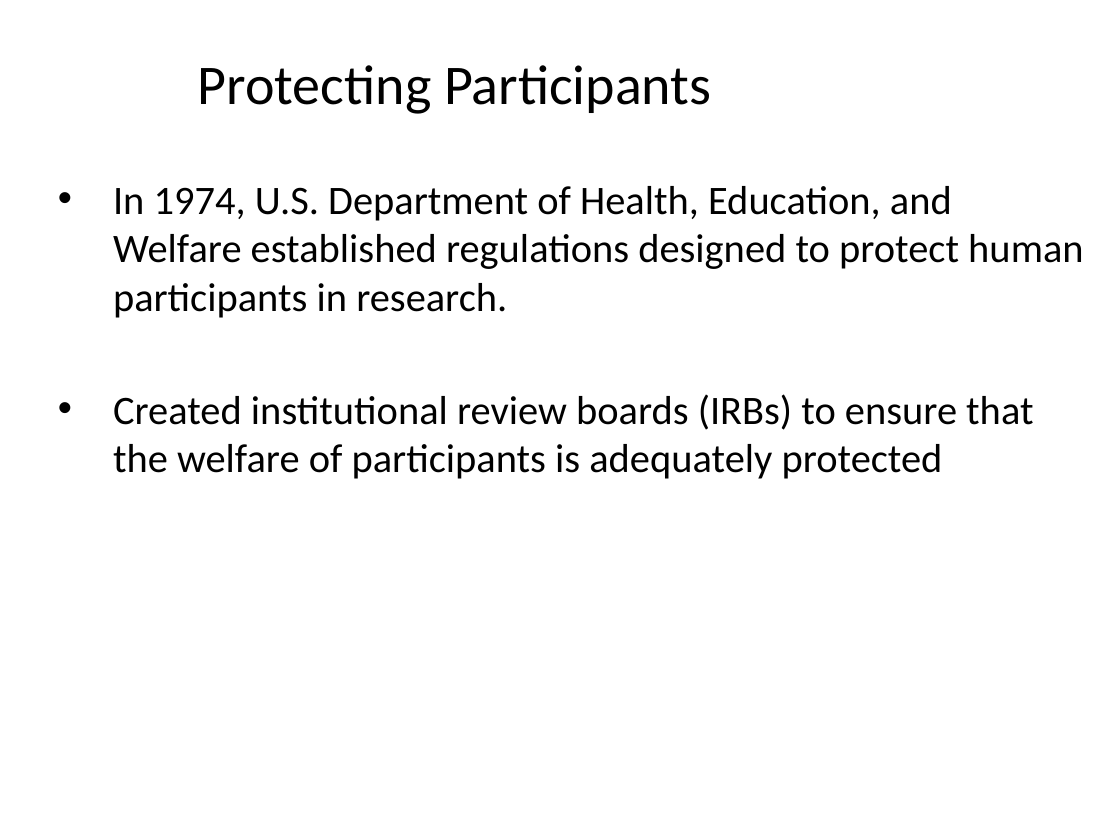
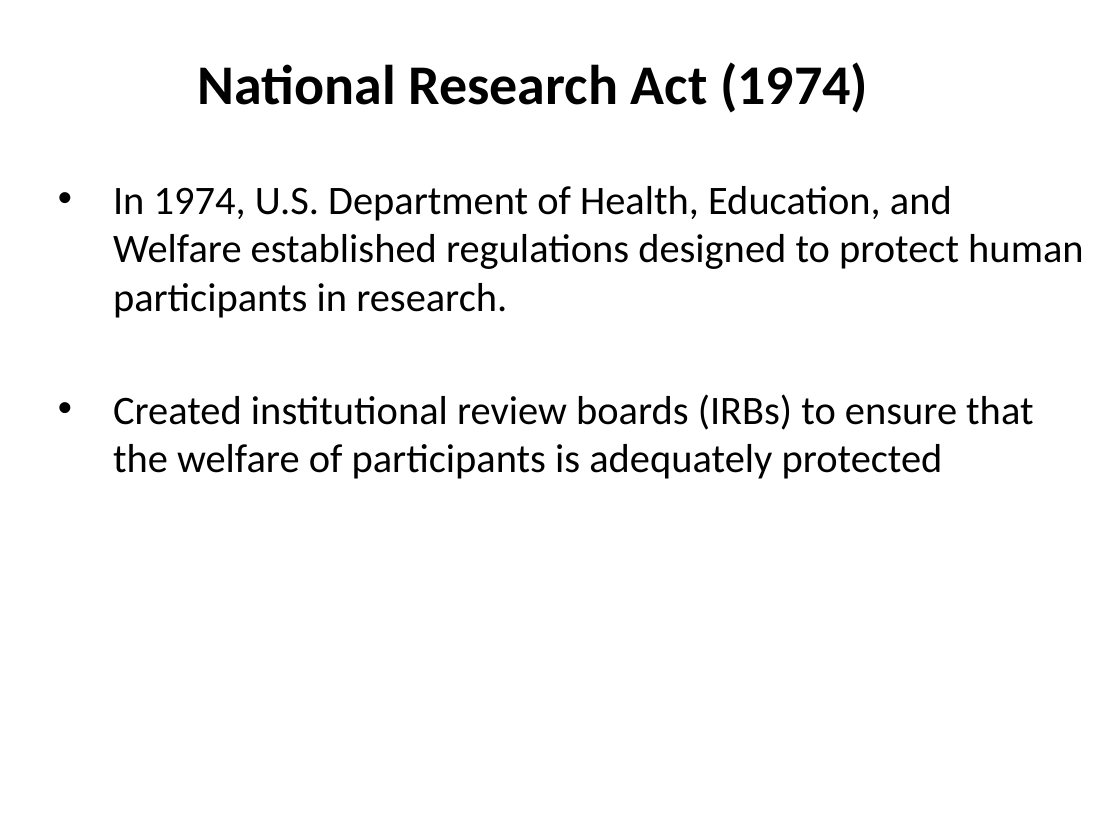
Before and after one commit to npm27/Teaching-Materials, a slide deck: slide 11 of Social Psych/Slides/3 Ethics.pptx (slide 12 before the commit). Drawn at 1120x840 pixels with LibreOffice and Linux fonts; fonts in the diff are those of the drawing. Boxes give left, top, right and bottom in pixels: in the first picture for what was removed or moved away, otherwise in the second. Text is boxed around its words. In the diff, an @@ line names an element or a change of style, - is before the commit and + after.

```diff
--- a/Social Psych/Slides/3 Ethics.pptx
+++ b/Social Psych/Slides/3 Ethics.pptx
@@ title at (198, 62, 868, 113): text changed; bold on @@
-Protecting Participants
+National Research Act (1974)
```
Also in this commit, not shown: 10 other slides changed, 2 slides added, 9 slides removed.
